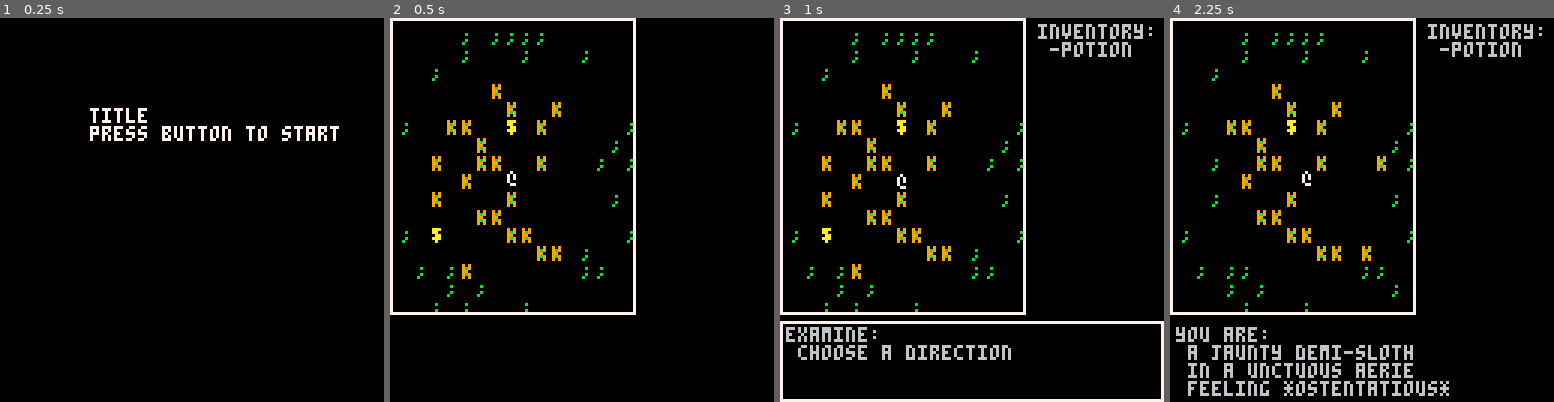
Above: before the commit, frames 1-4 (left to right).
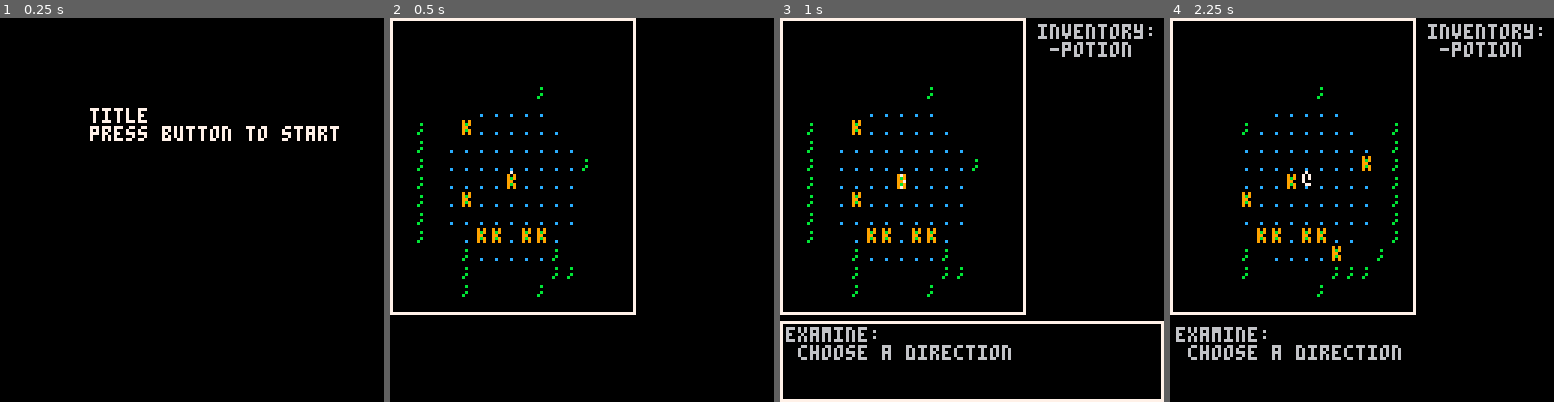
Above: after the commit, the same moments.

Repository: arnodick/castle
Game: PICO-8 cartridge castle.p8
Same seed, same stepped clock (60 frames per second), same inputs: the game is played once before the commit and once after it.
Inputs:
- Up to frame 1 (0.25 s): no input
- Up to frame 2 (0.5 s): tap X (X key) at 0.33 s
- Up to frame 3 (1 s): tap O (Z key) at 0.7 s
- Up to frame 4 (2.25 s): tap X (X key) at 1.07, 1.85 s; hold Right 1.6-2.1 s; tap O (Z key) at 1.7, 2.1 s; hold Up from 2.15 s (still down)

Frame 1 is identical in both runs. In frame 2, 3.0% of the frame differs, in the area x 3-64%, y 3-77%; in frame 3, 3.0%; in frame 4, 5.9%, in the area x 1-73%, y 3-99%.

Commit message:
LEVEL DESIGN

Diff:
--- a/castle.p8
+++ b/castle.p8
@@ -195,7 +195,7 @@
 	--words()
 
 	actortypes={}
-	for a=1,8 do
+	for a=1,10 do
 		actortypes[a]={}
 		for b=1,4 do actortypes[a][b]={} end
 	end
@@ -215,19 +215,19 @@
 		actortypes[1][a].rl=rl
 		actortypes[1][a].solid=true
 	end
-	--terrain attributes
+	--tree attributes
 	for a=1,4 do
 		local ch=flr(rnd(#chars)+1)
 		local ch2=flr(rnd(#chars)+1)
 		actortypes[2][a].ch=sub(chars,ch,ch)
 		actortypes[2][a].c=flr(rnd(14))+1
-		actortypes[2][a].m=0
+		--actortypes[2][a].m=0
 		actortypes[2][a].ch2=sub(chars,ch2,ch2)
 		actortypes[2][a].c2=flr(rnd(14))+1
-		actortypes[2][a].ad=flr(rnd(#adjectives))+1
-		actortypes[2][a].pn=#pronouns if rnd(1)<=0.5 then actortypes[2][a].pn=flr(rnd(#pronouns))+1 end
+		--actortypes[2][a].ad=flr(rnd(#adjectives))+1
+		--actortypes[2][a].pn=#pronouns if rnd(1)<=0.5 then actortypes[2][a].pn=flr(rnd(#pronouns))+1 end
 		actortypes[2][a].sp=flr(rnd(#objects))+1
-		actortypes[2][a].fe=flr(rnd(#feelings))+1
+		--actortypes[2][a].fe=flr(rnd(#feelings))+1
 		actortypes[2][a].solid=true
 	end
 	--enemy attributes
@@ -298,7 +298,36 @@
 		actortypes[8][a].solid=true
 		actortypes[8][a].dial=flr(rnd(#dial))+1
 	end
-
+	--wall attributes
+	for a=1,4 do
+		local ch=flr(rnd(#chars)+1)
+		local ch2=flr(rnd(#chars)+1)
+		actortypes[9][a].ch=sub(chars,ch,ch)
+		actortypes[9][a].c=flr(rnd(14))+1
+		--actortypes[9][a].m=0
+		actortypes[9][a].ch2=sub(chars,ch2,ch2)
+		actortypes[9][a].c2=flr(rnd(14))+1
+		--actortypes[9][a].ad=flr(rnd(#adjectives))+1
+		--actortypes[9][a].pn=#pronouns if rnd(1)<=0.5 then actortypes[2][a].pn=flr(rnd(#pronouns))+1 end
+		actortypes[9][a].sp=flr(rnd(#objects))+1
+		--actortypes[9][a].fe=flr(rnd(#feelings))+1
+		actortypes[9][a].solid=true
+	end
+	--ground attributes
+	for a=1,4 do
+		local ch=48
+		--local ch2=flr(rnd(#chars)+1)
+		actortypes[10][a].ch=sub(chars,ch,ch)
+		actortypes[10][a].c=flr(rnd(14))+1
+		--actortypes[10][a].m=0
+		--actortypes[10][a].ch2=sub(chars,ch2,ch2)
+		--actortypes[10][a].c2=flr(rnd(14))+1
+		--actortypes[10][a].ad=flr(rnd(#adjectives))+1
+		--actortypes[10][a].pn=#pronouns if rnd(1)<=0.5 then actortypes[2][a].pn=flr(rnd(#pronouns))+1 end
+		actortypes[10][a].sp=flr(rnd(#objects))+1
+		--actortypes[10][a].fe=flr(rnd(#feelings))+1
+		actortypes[10][a].solid=false
+	end
 end
 
 function rooms_i(ss,sa)
@@ -329,16 +358,24 @@
 function loadsector(sx,sy,mx,my)
 	--sx+sy=sector of room[] to be set
 	--mx+my=sector from map to load into room[]
-	for b=0,rooms[level].sector_s-1 do
-		for a=0,rooms[level].sector_s-1 do
+	local rsec=rnd(1)
+	local ss=rooms[level].sector_s
+	for b=0,ss-1 do
+		for a=0,ss-1 do
 			--room[a+sx*rooms[level].sector_s][b+sy*rooms[level].sector_s]=mget(a+mx*rooms[level].sector_s,b+my*rooms[level].sector_s)
 			local rand=rnd(1)
 			local cell=0
-			if rand<0.2 then cell=2 end
+			if rand<0.2 then cell=9 end
 			if rand<0.01 then cell=3 end
 			if rand<0.005 then cell=4 end
+			local mc=mget(a+mx*ss,b+my*ss)
 --			if a==0 or a==15 or b==0 or b==15 then cell=0 end
-			room[a+sx*rooms[level].sector_s][b+sy*rooms[level].sector_s]=cell
+			room[a+sx*ss][b+sy*ss]=cell
+			if rsec<=0.4 then
+			if mc!=0 then
+				room[a+sx*ss][b+sy*ss]=mget(a+mx*ss,b+my*ss)
+			end
+			end
 		end
 	end
 end
@@ -400,9 +437,6 @@
 			a.inventory[1]=4+flr(rnd(2))*2
 		end
 		add(actors.creatures,a)
-	end
-	if a.t==1 then
-		a.attackpwr=2
 	end
 	add(actors,a)
 	return a
@@ -424,11 +458,11 @@
 
 function drawactor(a)
 	if p!=nil then
-	if comparedistance(a,p)<9 then
+	if comparedistance(a,p)<7 then
 		if actortypes[a.t][level+1].ch2!=nil then
 			print(actortypes[a.t][level+1].ch2,a.x*cellw+a.shakex+camoffx+2,a.y*cellh+a.shakey+camoffy+2,actortypes[2][level+1].c2)
 		end
-	if comparedistance(a,p)<6 then
+	if comparedistance(a,p)<5 then
 	--if flr(a.x/8)==flr(p.x/8) then
 		--if flr(a.y/8)==flr(p.y/8) then
 	--if a.secx==cam[1] then
@@ -537,11 +571,11 @@
 		end
 		if d[2]<d[1]
 		and rltns[actortypes[a.t][level+1].rl].ha==actortypes[tars[2].t][level+1].rl
-		and d[2]<6 then
+		and d[2]<8 then
 			a.tar=tars[2]
 			return followactor(a,tars[2])
 		elseif actors.items[1]!=nil
-		and d[1]<6
+		and d[1]<8
 		then
 			a.tar=tars[1]
 			return followactor(a,tars[1])
@@ -606,7 +640,7 @@
 						a.attackpwr=1
 					else
 						a.attackpwr=2
-						dropitem(t)
+						--dropitem(t)
 					end
 					t.hit=a.attackpwr
 					moveactor(t,2^flr(rnd(4)))
@@ -639,7 +673,7 @@
 			room[a.x][a.y]=a.t
 			a.secx=flr(a.x/rooms[level].sector_s)*rooms[level].sector_s*cellw
 			a.secy=flr(a.y/rooms[level].sector_s)*rooms[level].sector_s*cellh
-		elseif cell==2 then
+		elseif cell==2 or cell==9 then
 			moveactor(a,2^flr(rnd(4)))
 		else
 		 return true
@@ -951,7 +985,7 @@
 			--if timer%4==0 then
 				local dire=actoroob(p,direction(btnp()))
 				local cell=room[p.x+dire[1]][p.y+dire[2]]
-				if cell!=2 then
+				if cell!=2 and cell!=9 then
 					taketurn()
 				else
 					sfx(3)
@@ -1159,165 +1193,165 @@
 0000000000000000000000000000000000000000000000000000000000000000000000000000000000000000000000000000000000000000000000000000000000000000000000000000000000000000000000000000000000000000000000000000000000000000000000000000000000000000000000000000000000000000
 0000000000000000000000000000000000000000000000000000000000000000000000000000000000000000000000000000000000000000000000000000000000000000000000000000000000000000000000000000000000000000000000000000000000000000000000000000000000000000000000000000000000000000
 __map__
-0200000000000000000000000000000202000000000000000000000000000002020000000000000000000000000000020200000000000000000000000000000202000000000000000000000000000002020000000000000000000000000000020200000000000000000000000000000202000000000000000000000000000002
-0000000000000202020200000000000000000000000000000000000000000000000000000000000000000000000000000000000000000000000000000700000000000000000002000004000000000000000000000202000000020000000000000000020000000004000007000000020202020000000000000000000000000000
-0000000202000000000002000000000000000000000700000000000000000000000004000000020000000000000000000000000000000004000000000000000000000000000002000600000000000000000002020000000000020000000000000002000200000600000000000000000000000000000004000600000000000000
-0000020000000000000000020000000000020200000000030000000000000000000000000000020202020202000000000000000002020202020202000000000000000000000000020000000000000000000200000000060400000000000000000000000002000000000000020000000000000008000000000202020200000000
-0000000007000000000000000000000000000200000600000000000000000000000000000000020000000002000000080000000000000000020202020000000000000000020000020202020000000000000007000202040402020200000200000000000300020200020202020000000000000000000202020202020200000000
-0000000000000008000000000000000000000200000000040002020200000000000002000000000202000002000000000000000200020000000000020200020000000000020200000202020000000000000000020200000000020000000000000000000000020200000002000000000000000000000002020200000200000200
-0000000000000000040800000000000000040002000000020200000200000000000000000006000000000200000000000002000000000000030000020202020000000002020000000002000000000200000002000200000000020200020000000000000002020800000002000000000000000000000200000000000200000200
-0000040000030000000000000002000000000000020800000000050202020000000000000200000003000202000000000000000002020200000008020200000000000000020200020208020000000000020008000202020008000202000000000000080002000200000002000400000000000202000000000003000202020000
-0000000000000000000000000002000000000002020200020002020200000000000000000202080000000000020000000000000000000000000000000000000000000002020000020202020000000000020000000000000202020202000000000000000202000002020000000000000000000200000000000000000202020000
-0000020000000000000000000002000000020200000000020202000000000000000002000200000200000700000000000200000000000000020202000000000000000200000000000202000000000000020000000300000202020202000000000000000202020202020200000000000000000202020000000000000202020000
-0000020000000600000300000002000000020200000000020000000000000000000002000200000002000000000000000002000202020202020200000002000000020000000300000202000400000000020200000000000200000002000000000000020000020000000002000000020000000000020202040000020202000000
-0000000000000000000000000002000000000002020200000200000000000000000000000002020202020200000000000000000002000200020202000202000000020007000000000002000000000000000200000002020202020202000000000000020000020202020000020200020200000000000002000000020200000000
-0000000000000000000000000000000000000000000200020002000000000000000000000002000000000200000400000000000000000000000000000000020200000000000000020000000000000000000002000202000200000000000000000000000000000202020202000202000000000000000002020007000000000000
-0000000002000000000000000000000000000000000200000002000000000000000000000200000000000200000000000000000000000004000000000000000000000000000000020202000000000000000000000200020200000000000000000000000000000000000000000000000000000000000000000000000000000000
-0000000000000000000000000000000000000002020202020200000000000000000000000000000000000200000000000000000000000000060000000000000000000000000000000000000000000000000000020002020200000000000000000000000000000000000000000000000000000000000000000202000000000000
-0200000000000000000000000000000202000000000000000000000000000002020000000000000000000000000000020200000000000000000000000000000202000000000000000000000000000002020000000000000000000000000000020200000000000000000000000000000202000000000000000000000000000002
-0000000000000000000000000000000000000000000000000000000000000000000000000000000000000000000000000000000000000000000000000000000000000000000000000000000000000000000000000000000000000000000000000000000000000000000000000000000000000000000000000000000000000000
-0000000000000000000000000000000000000000000000000000000000000000000000000000000000000000000000000000000000000000000000000000000000000000000000000000000000000000000000000000000000000000000000000000000000000000000000000000000000000000000000000000000000000000
-0000000000000000000000000000000000000000000000000000000000000000000000000000000000000000000000000000000000000000000000000000000000000000000000000000000000000000000000000000000202020200000000000000000000000000000000000000000000000000000002020202000000000000
-0000000000020202020000000000000000000000000000000000000002000000000000000000000002020200000000000000000000020202020202020000000000000000000002020202020200000000000000000202020000000000000000000000000000000202020202020000000000000000000002000000020200000000
-0000000000000000020007000000000000000000000000000002020202000000000000000000020200000200000000000000000000000000000003000200000000000000000200000008000002000000000000000200000003000000000008000000000000000200000000000000000000000000000000000000000200000000
-0000000000000000020000000000000000000000000000020202000000000000000000000000000000000200000000000000000000000000000000000200000000000000000000000000000002000000000000000202000000000000000000000000000000000200000000000000000000000000000000000300000200000000
-0000000003000000020000050000000000000000000002000000000000000000000000000000030000020200000800000000000000000003000000020000000000000000000000000300000002000000000000000002020202020202000000000000000700000002020000000800000000000000000000000000000200000000
-0000000000000000020000000000000000000000000002020000000700000000000000000000000002020000000700000000000000000000000802000800000000000007000000000000000200000000000000000000000000000002000000000000000000000000020200000000000000000007000000000008020200000800
-0000000000000002000000000008000000000000000002020000000000000000000000000000000002000000000000000000000000000000020200000000000000000000000000000000020200000000000000000000000000000002000000000000000000000003000002000000000000000000000000000002020000000000
-0000000000000002000000000000000000000000000000000202000000000808000000000000000202000000000000000000000000000002020000000000000000000000080000000202000000000000000000000008000000000200000000000000000000000000000002000000000000000000000000020200000000000000
-0000080000000202000300000000000000000000000000000000020200000000000000000000000200000000000000000000000700000002000000000000000000000000000000020000000000000000000000000000000002020000000000000000000000000000000202000000000000000000000000020200000000000000
-0000000000000200000000000000000000000008000000030000000002000000000000000000000202000000000000000008000000000002000000000000000000000000000000020000000000000008000000000700000002000000000000000000000000000000020200000000000000000000000000000202000000000000
-0000000000000202000000000000000000000000000000000000000002000000000000000000000002020000000000000008000000000002020000000000000000000000000000020200000000000000000000000000000000000000000000000000000000000002020000000000000000000000000000000002020000000000
-0000000000000002020202000000000000000000000000000000000202020000000000000000000000020000000000000000000000000000000200000000000000000000000000000200000000000000000000000000000000000000000000000000000000000000000000000000000000000000000000000000000000000000
-0000000000000000000002000000000000000000000000000000020200000200000000000000000000000000000000000000000000000000000000000000000000000000000000000000000000000000000000000000000000000000000000000000000000000000000000000000000000000000000000000000000000000000
-0000000000000000000000000000000000000000000000000000000000000002000000000000000000000000000000000000000000000000000000000000000000000000000000000000000000000000000000000000000000000000000000000000000000000000000000000000000000000000000000000000000000000000
-…(130 lines of a section not shown)…
+0202020202000000000000020202020202020a0202000000000000020202000000000000000a000000000000000000000a0a0a0a0a0a0a0a0a0a0a0a0a0a0a0a020202000000000000000000000202020000000000020a0a0a0a02000000000000000000000000000000000000000000000000020a0a0a0a0a0a0a0200000000
+020a0a0a02020202020202020a0a0a02020a0a0a02000000000000000000000000000000000a000000000000000000000a02020202020202020202020202020a0a0a02000000020a0a02000000020a0a0000000000020a0a0a0a020000000000000000000000000000000000000000000000020a0a0a0a0a0a0a0a0a02000000
+020a0a0a0a0a0a0a0a0a0a0a0a0a0a02020a0a0a02000000000000000000000000000000000a000000000000000000000a020a0a0a0a0a0a0a0a0a0a0a0a020a0a0a02000000020a0a02000000020a0a0000000000020a0a0a0a0200000000000000000000000000000000000000000000020a0a0a0a0a0a0a0a0a0a0a020000
+020a0a0a0a0a0a0a0a0a0a0a0a0a0a02020a0a0a02000000000000000000000000000000000a0a0000000000000000000a020a02020a0202020a0202020a020a0a0a02000000020a0a02000000020a0a0000000000020a0a0a0a0200000000000000000000000000000000000000000000020a0a0a0a0a0a0a020a0a0a0a0200
+02020a0a0a0a0a0a0a0a0a0a0a0a0202020202020200000000000000000000000000000000000a0000000000000000000a020a02020a020a0a0a0a0a020a020a0a0a0200000002020202000000020a0a0000000000020a0a0a0a0200000000000000000000000000000000000000000000020a0a0a0a0a0a0a0a0a0a0a0a0200
+00020a0a0a0a0a0a0a0a0a0a0a0a020000000000000000000000000000000000000000000000000a00000000000000000a020a0a0a0a020a020a020a020a020a0a0a0200000000000000000000020a0a0202020202020a0a0a0a0202020202020000000000000a0a0a0a00000000000000020a0a020a0a0a0a0a0a0a0a0a0200
+00020a0a0a0a0a0a0a0a0a0a0a0a0200000000000000000000000000000000000000000000020a0a0a020000000000000a020a02020a020a020a020a020a0a0a0a0a0202020202020202020202020a0a0a0a0a0a0a0a0a0a0a0a0a0a0a0a0a0a00000000000a020a0a020a000000000000020a0a0a0a0a0a0a0a0a0a0a0a0200
+00020a0a0a0a0a0a0a0a0a0a0a0a02000000000000000000000000000000000000000000000a0a0a0a0a000a0a0a00000a020a020a0a020a020a0202020a020a0a0a0a0a0a0a0a0a0a0a0a0a0a0a0a0a0a0a0a0a0a0a0a0a0a0a0a0a0a0a0a0a00000000000a0a0a0a0a0a000000000000020a0a0a0a0a0a0a0a0a0a020a0200
+00020a0a0a0a0a0a0a0a0a0a0a0a02000000000000000000000000000000000000000a0a0a0a0a0a0a0a0a0a000a0a0a0a020a02020a020a020a020a0a0a020a0a0a0a0a0a0a0a0a0a0a0a0a0a0a0a0a0a0a0a0a0a0a0a0a0a0a0a0a0a0a0a0a00000000000a0a0a0a0a0a000000000000020a0a0a0a0a020a0a0a0a0a0a0200
+00020a0a0a0a0a0a0a0a0a0a0a0a0200000000000000000000000000000000000a0a0a00000a0a0a0a0a0000000000000a020a0a0a0a020a0a0a020a020a020a0a0a0a0a0a0a0a0a0a0a0a0a0a0a0a0a0a0a0a0a0a0a0a0a0a0a0a0a0a0a0a0a00000000000a0a0a0a0a0a000000000000020a0a020a0a0a0a0a0a0a0a0a0200
+00020a0a0a0a0a0a0a0a0a0a0a0a0200000000000000000000000000000000000000000000020a0a0a020000000000000a020202020a02020a02020a020a020a0a0a0202020202020202020202020a0a0202020202020a0a0a0a020202020202000000000000020a0a0200000000000000020a0a0a0a0a0a0a0a0a0a0a0a0200
+02020a0a0a0a0a0a0a0a0a0a0a0a020200000000000000000000000000000000000000000000000a00000000000000000a020a0a0a0a0a0a0a0a0a0a020a020a0a0a0200000000000000000000020a0a0000000000020a0a0a0a02000000000000000000000000000a0000000000000000020a0a0a02020a02020a0a0a0a0200
+020a0a0a0a0a0a0a0a0a0a0a0a0a0a0200000000000000000000000000000000000000000000000a0a000000000000000a020202020a02020202020a020a020a0a0a0200000000000000000000020a0a0000000000020a0a0a0a020000000000000000000000000a0a0000000000000000020a0a020a0a0a0a0a020a0a020000
+020a0a0a0a0a0a0a0a0a0a0a0a0a0a02000000000000000000000000000000000000000000000a0a00000000000000000a0a0a0a0a0a0a0a0a0a0a0a0a0a020a0a0a0200000000000000000000020a0a0000000000020a0a0a0a020000000000000000000000000a00000000000000000002020a020a0a0a0a0a020202000000
+020a0a0a02020202020202020a0a0a02000000000000000000000000000000000000000000000a0a00000000000000000a02020202020202020202020202020a0a0a0200000000000000000000020a0a0000000000020a0a0a0a020000000000000000000000000a0a0000000000000000000002020a0a0a0a02000000000000
+0202020202000000000000020202020200000000000000000000000000000000000000000000000a00000000000000000a0a0a0a0a0a0a0a0a0a0a0a0a0a0a0a020202000000000000000000000202020000000000020a0a0a0a02000000000000000000000000000a0000000000000000000000000202020200000000000000
+0000000000000000000000000000000000000000000000000000000000000000000000000000000000000000000000000000000000000000000a000000000000020000000000000a0000000000000002020a0a0a0a0a0a0200000000000000020002020202020200020a0200000000000000000000000000000000000a000000
+000202020a020a0a0a0a0a0a0a020a000000000000000000000000000000000a0002020202000000000000020202020200000000000000000a00000000000000020000000002020a020200000000000202020a0a0a0a0a02000000000000000202020a0a0a0a0202020a0202020202000000000000000000000000000a000000
+00020a020a0a0a0a0a0a0a0a0a0a0a0000000000000000000000000000000a0a00020a0a0a0202020202020a0a0a0a02000000000000000000000000000000000200000000020a0a0a02000000000002020a020a0a0a0a0202000202020a02020a0a0a0a0a0a0a0a0a0a0a0a0a0a020000000000000000000000000a0a000000
+00020a020a0a0a0a0a020202020a0a00000000000000000000000000000a0a0000020a0a0a0a0a0a0a020a0a0a0a0a0200000000000000000a000a00000000000200000000020a0a0a02000000000002020a020202020a0a0202020a0a0a0a0202020a0a0a0a020202020202020a020000000000000000000000000a00000000
+000a0a0a0a0a0a0a0a020a0a020a0a000000000000000a0a0a0a0a0a0a0a000000020a0a0a0a0a0a0a0a0a0a0a0a0a02000000000000000a000000000a00000002000000000202020202000000000002020a0a0a0a020a0a0a0a02020a0a0a02000202020202020a0a0a0202020a020000000000000000000000000a00000000
+000a0a0a0a020a0a0a020a0a020a0a0000000000000a0a000a0000000a0000000000020a0a0a0a0a0a020a0a0a0a02000000000002000000000000000000000002000000000000000000000000000002020a0a0a0a020a0a0a0a0a020202020200020a0a0a0a0a0a0a0a0202020a020000000000000000000000000a00000000
+000a0a0a0a0a0a0a0a020a0a020a0a000000000a0a0a00000a000000000000000000020a0a0a0202020202020a0a02000000000000020a00000a000200000000020202020202020202020202020202020202020a020202020a0a0a0a0a0a0a0a00020a020202020a0a0a0202020a0200000000000000000000000a0a00000000
+000202020a0a0a0a0a0a0a0a0a0a0a00000a0a0a000000000a00000000000000000002020a02020a0a0a0a020a0a020000000a000a000a000000000a00000a0a0a0a0a0a0a0a020a0a0a0a0a0a020a0a0200000000000002020a0a0a0a0a0a0a00020a02000002020a020202020a02000a0a0a0a0a00000000000a0000000000
+00020a0a0a0a0a0a0a0a0a0a0a0a0a000a0a00000000000a0a000000000000000000020a0a0a020a0a020a020a0a0200000a0000000a00000a000000000a00000a0a0a020a0a0a0a0a0a020a0a0a0a0a02000000000000000202020a0a0a0a0a00020a02000000020a020202020a0200000000000a0a0000000a0a0000000000
+000202020a0a0a0a0a020a0a020a0a00000000000000000a00000000000000000000020a0a0a020a0a0202020a0202000000000000000000000a000a00000000020202020202020a0a020202020202020200000000000000000000020202020202020a02020002020a020202020a020200000000000a00000a0a000000000000
+000a020a0a0a0a0a0a020a0a020a0a00000000000000020a020000000000000000020a0a0a0a020a0a020a0a0a0a0a02000000000002000a0000000000000000020000000000000a0a0000000000000202000000000000000000000000000002020a0a0a0200020a0a0a0202020a0a0200000000000a000a0a00000000000000
+000a0a0a0a0a0a020a020202020a0a000000000000020a0a0a0200000000000000020a0a0a0a0a0a0a020a0a0a0a0a020000000002000000000a000002000000020000000000000a0a00000000000002020000000000000000020a0200000002020a0a0a0200020a0a0a0a0a0a0a0a0200000000000a0a0a0000000000000000
+000a0a0a020a0a020a0a0a0a0a0a0a000000000000020a0a0a0200000000000000020a0a0a0a020a0a020a0a0a0a0a0a00000000000000000a00000000000000020000000000000a0a00000000000002020000020a020000000a0a0a0000000202020a020200020a0a0a0202020a0a020000000000000a0a0000000000000000
+000a0a0a020a0a020a0a0a0a0a0a0a000000000000020a0a0a0200000000000000020a0a0a02020a0a02020a0a0a0a02000000000000000a0000000000000000020000000000000a0a000000000000020200000a0a0a000000020a020000000202020a02000002020a02020002020202000000000000000a0000000000000000
+000a0a0a020202020a0a0a0a0a020a0000000000000002020200000000000000000202020200020a0a0200020202020200000000000000000a00000000000000020000000000000a0a00000000000002020000020a02000000000000000000020a0a0a02000000000a00000000000000000000000000000a0000000000000000
+0000000000000000000000000000000000000000000000000000000000000000000000000000020a0a0200000000000000000000000000000a00000000000000020000000000000a0a000000000000020200000000000000000000000000000202020202000000000a00000000000000000000000000000a0000000000000000
+…(130 lines of a section not shown)…
Not shown, changed: 95 lines of the sprite sheet (__gfx__) section of castle.p8
